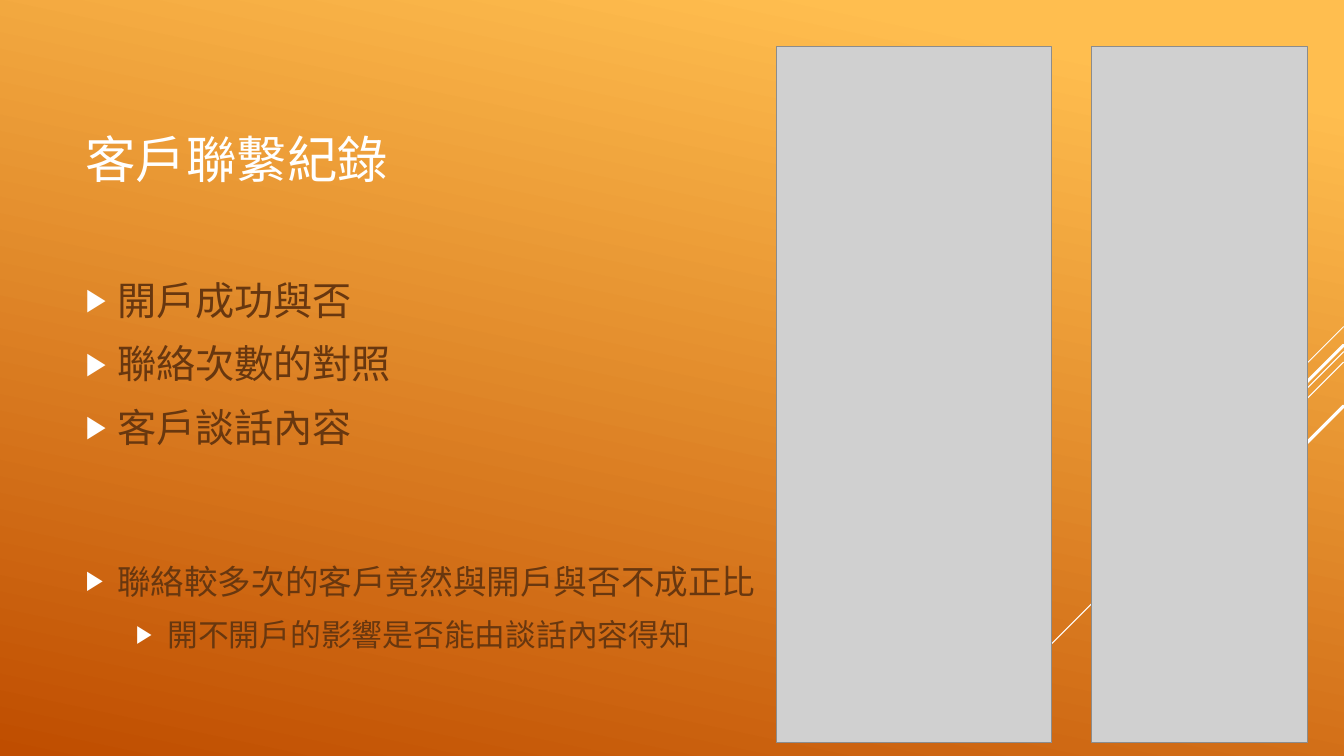
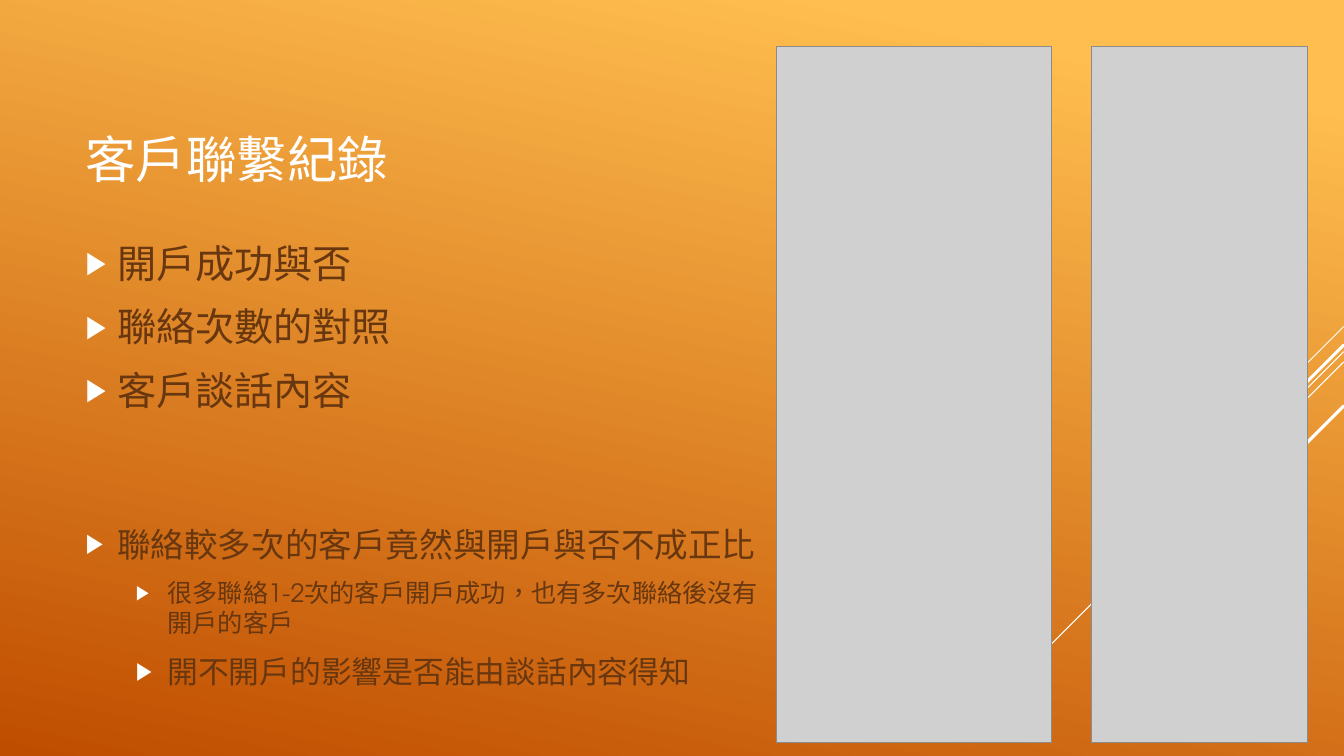
Before and after one commit to EvaXunHsu/Fintech-Course, a slide deck: slide 12 of Final/金融科技-文字探勘與機器學習.pptx (slide 14 before the commit). Drawn at 1344x756 pixels with LibreOffice and Linux fonts; fonts in the diff are those of the drawing; grey boxes stand for pictures. Boxes give left, top, right and bottom in pixels: in the first picture for what was removed or moved away, otherwise in the second. Text is boxed around its words. In the diff, an @@ line names an element or a change of style, - is before the commit and + after.

```diff
--- a/Final/金融科技-文字探勘與機器學習.pptx
+++ b/Final/金融科技-文字探勘與機器學習.pptx
@@ text at [167, 581, 758, 634]: paragraph added @@
+  ▶ 很多聯絡1-2次的客戶開戶成功，也有多次聯絡後沒有開戶的客戶
```
Also in this commit, not shown: 15 other slides changed, 3 slides added, 3 slides removed, 24 other files.
